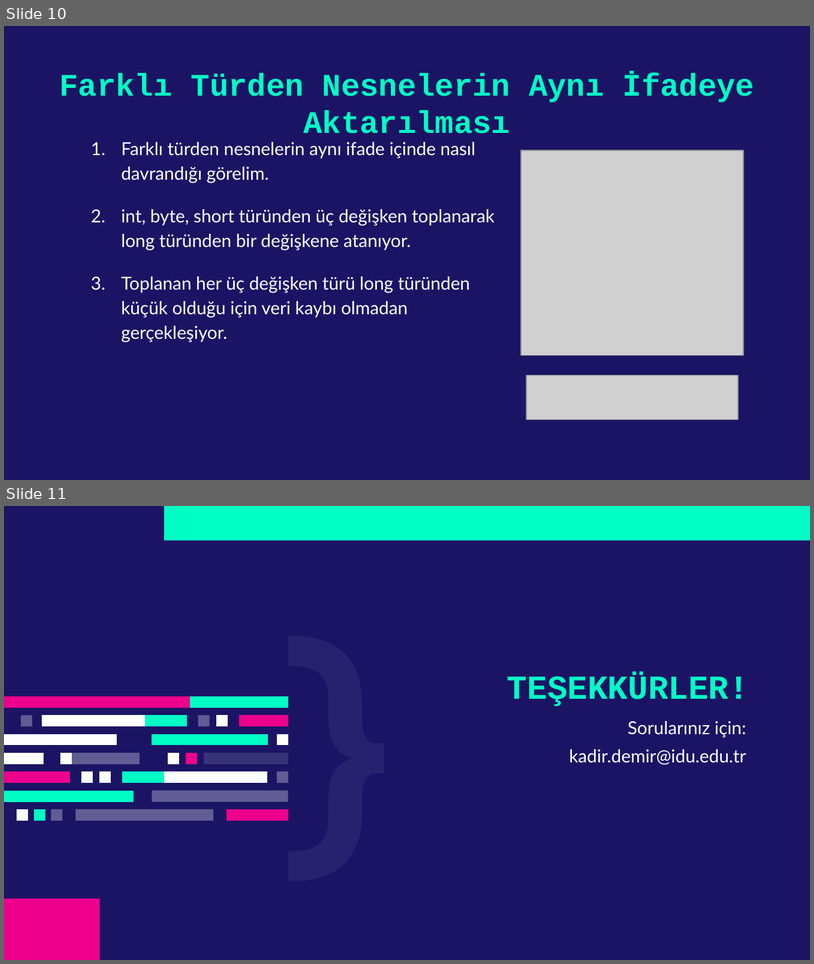
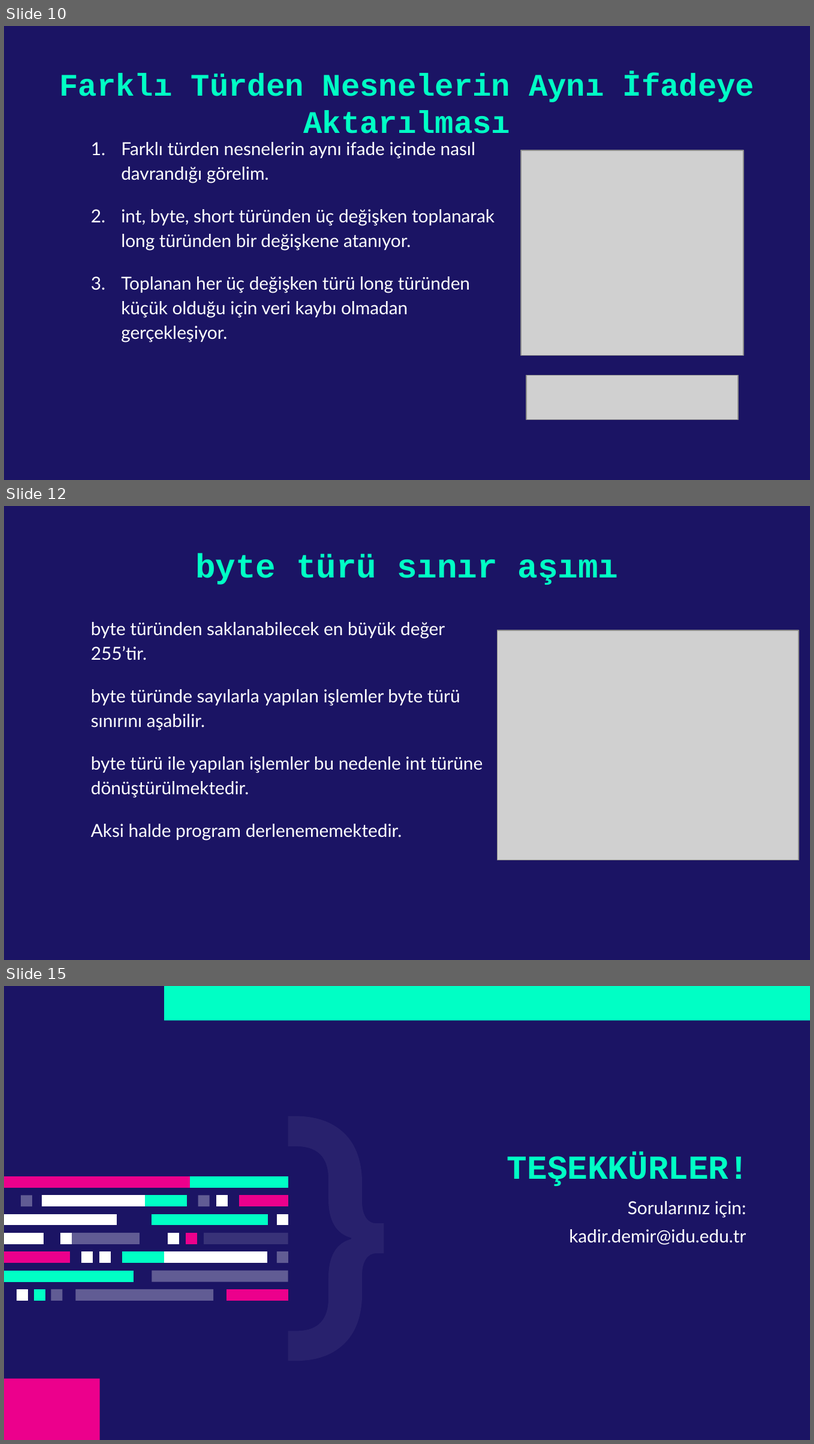
Before and after one commit to kadirdemir/C-Sharp-2022, a slide deck: Tür Dönüşümü.pptx. Shown one above the other, each under a label of ours: slides 10 and 11 before the commit, slides 10, 12 and 15 after it; the slides between them are not shown. The pictures are 814x964 and 814x1444 pixels, drawn with LibreOffice and Linux fonts; fonts in the diff are those of the drawing; grey boxes stand for pictures. Boxes give left, top, right and bottom in pixels: in the first picture for what was removed or moved away, otherwise in the second. Text is boxed around its words. In the diff, an @@ line names an element or a change of style, - is before the commit and + after.

```diff
--- a/Tür Dönüşümü.pptx
+++ b/Tür Dönüşümü.pptx
@@ slide 12 added at <box>4,506,810,960</box>, background #1B1464 @@
@@ title added at <box>195,553,619,585</box>, 30 pt, text #00FFC5, bold @@
+byte türü sınır aşımı
@@ text added at <box>91,622,483,840</box>, 16 pt, text #FFFFFF @@
+byte türünden saklanabilecek en büyük değer 255’tir.
+byte türünde sayılarla yapılan işlemler byte türü sınırını aşabilir.
+byte türü ile yapılan işlemler bu nedenle int türüne dönüştürülmektedir.
+Aksi halde program derlenememektedir.
@@ picture added at <box>498,630,799,859</box> @@
@@ what was slide 11 is now slide 15 @@
```
Also in this commit, not shown: 3 other slides added.
